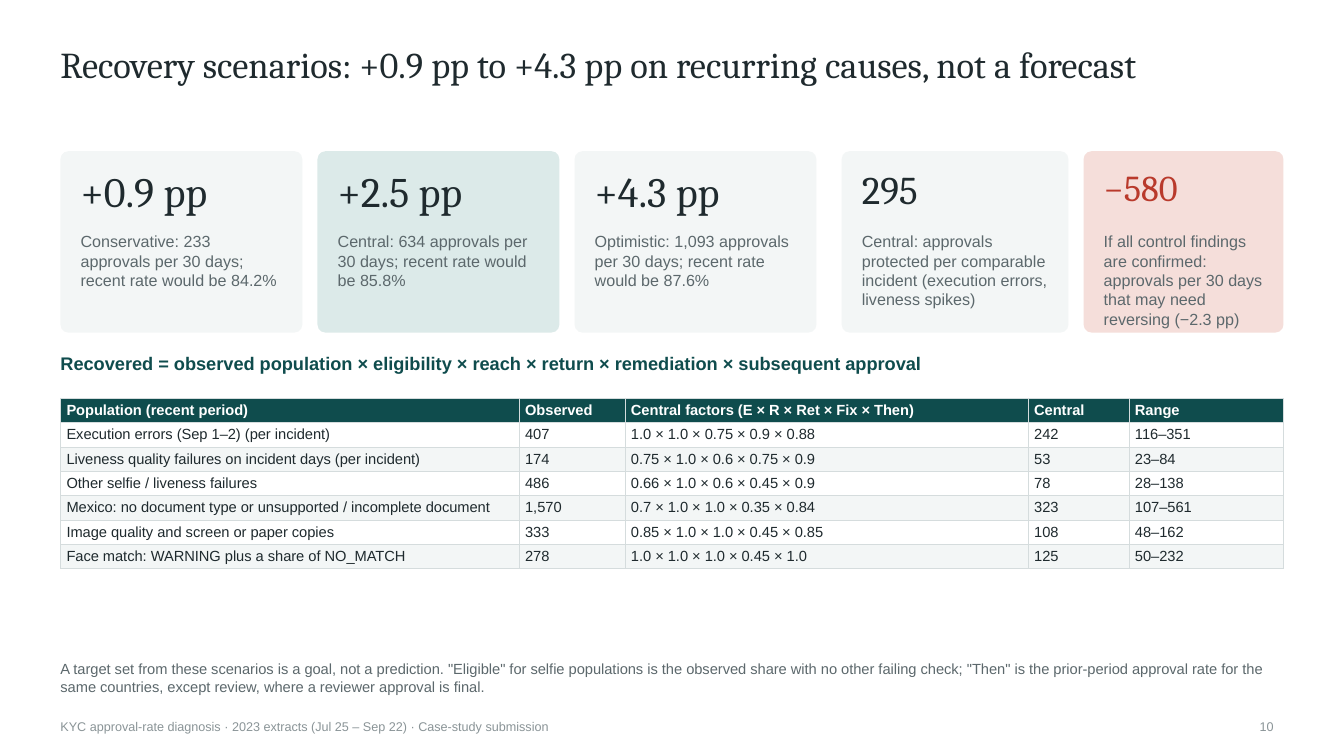
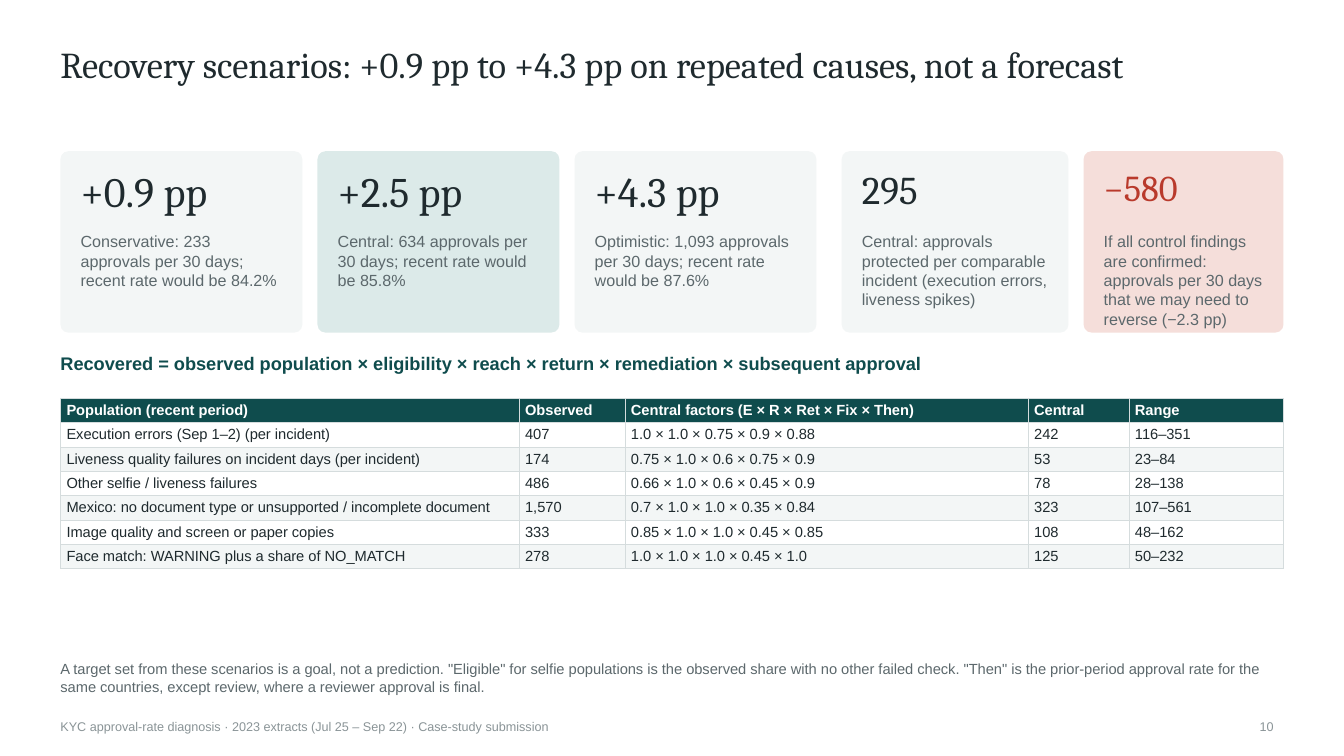
Before and after one commit to prosolkin/arq-kyc, a slide deck: slide 10 of analysis/export/kyc-approval-deck.pptx. Drawn at 1344x756 pixels with LibreOffice and Linux fonts; fonts in the diff are those of the drawing. Boxes give left, top, right and bottom in pixels: in the first picture for what was removed or moved away, otherwise in the second. Text is boxed around its words. In the diff, an @@ line names an element or a change of style, - is before the commit and + after.

```diff
--- a/analysis/export/kyc-approval-deck.pptx
+++ b/analysis/export/kyc-approval-deck.pptx
@@ text at (60, 52, 1124, 86): text changed @@
-Recovery scenarios: +0.9 pp to +4.3 pp on recurring causes, not a forecast
+Recovery scenarios: +0.9 pp to +4.3 pp on repeated causes, not a forecast
@@ text at (1104, 235, 1262, 329): text changed @@
-If all control findings are confirmed: approvals per 30 days that may need reversing (−2.3 pp)
+If all control findings are confirmed: approvals per 30 days that we may need to reverse (−2.3 pp)
@@ text at (60, 663, 1259, 695): text changed @@
-A target set from these scenarios is a goal, not a prediction. "Eligible" for selfie populations is the observed share with no other failing check; "Then" is the prior-period approval rate for the same countries, except review, where a reviewer approval is final.
+A target set from these scenarios is a goal, not a prediction. "Eligible" for selfie populations is the observed share with no other failed check. "Then" is the prior-period approval rate for the same countries, except review, where a reviewer approval is final.
```
Also in this commit, not shown: 18 other slides changed, 43 other files.
